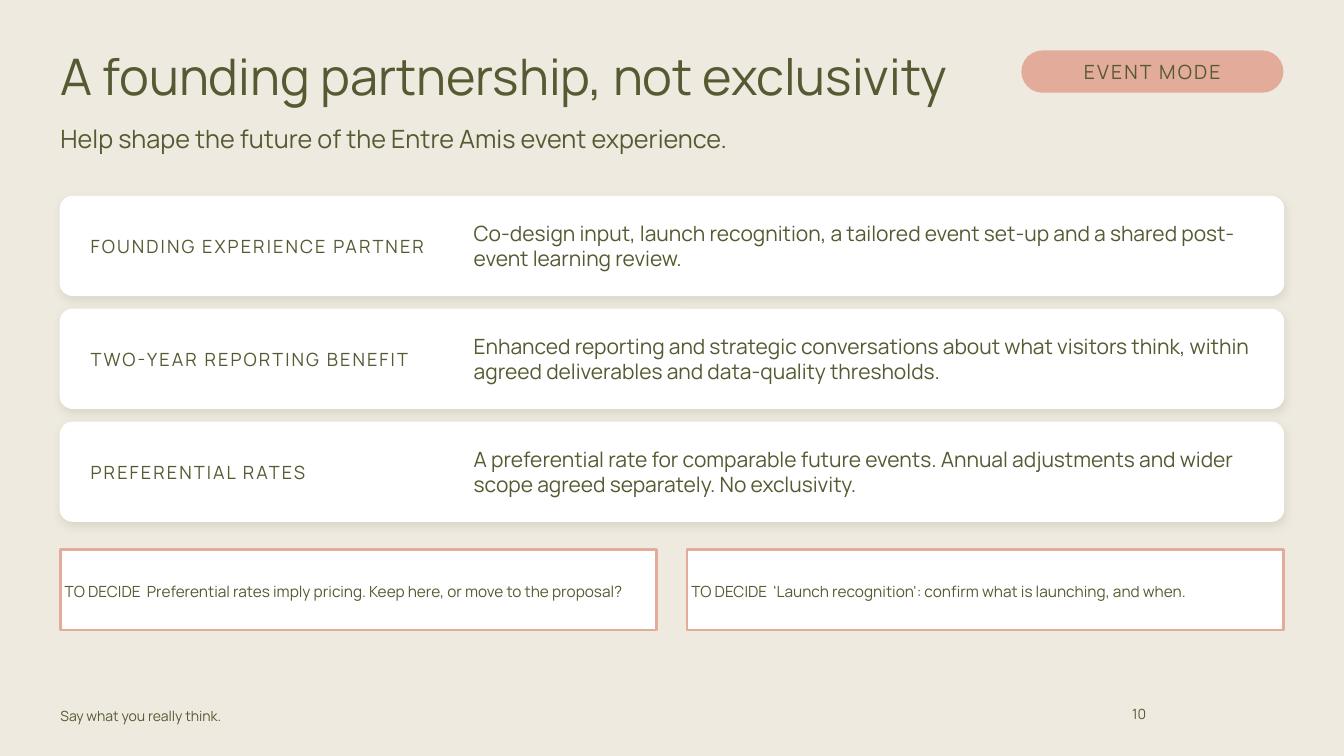
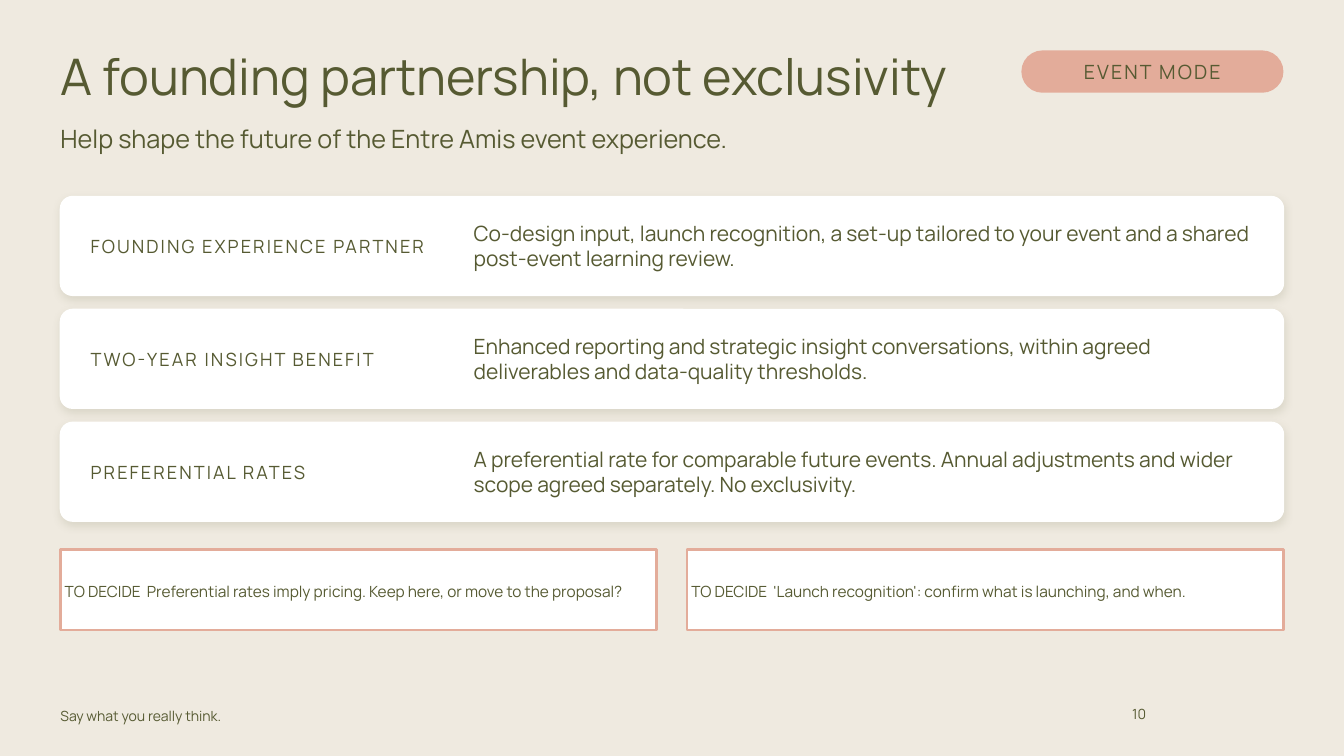
Before and after one commit to carrie147/entre-amis-brand-agent, a slide deck: slide 10 of decks/Entre Amis - Event Mode pack - DRAFT.pptx. Drawn at 1344x756 pixels with LibreOffice and Linux fonts; fonts in the diff are those of the drawing; background and template pictures are left out. Boxes give left, top, right and bottom in pixels: in the first picture for what was removed or moved away, otherwise in the second. Text is boxed around its words. In the diff, an @@ line names an element or a change of style, - is before the commit and + after.

```diff
--- a/decks/Entre Amis - Event Mode pack - DRAFT.pptx
+++ b/decks/Entre Amis - Event Mode pack - DRAFT.pptx
@@ text at bbox=[474, 225, 1249, 272]: text changed @@
-Co-design input, launch recognition, a tailored event set-up and a shared post-event learning review.
+Co-design input, launch recognition, a set-up tailored to your event and a shared post-event learning review.
@@ text at bbox=[91, 310, 454, 408]: text changed @@
-TWO-YEAR REPORTING BENEFIT
+TWO-YEAR INSIGHT BENEFIT
@@ text at bbox=[474, 338, 1150, 384]: text changed @@
-Enhanced reporting and strategic conversations about what visitors think, within agreed deliverables and data-quality thresholds.
+Enhanced reporting and strategic insight conversations, within agreed deliverables and data-quality thresholds.
```
Also in this commit, not shown: 6 other slides changed, 5 slides added, 5 slides removed, 2 other files.
